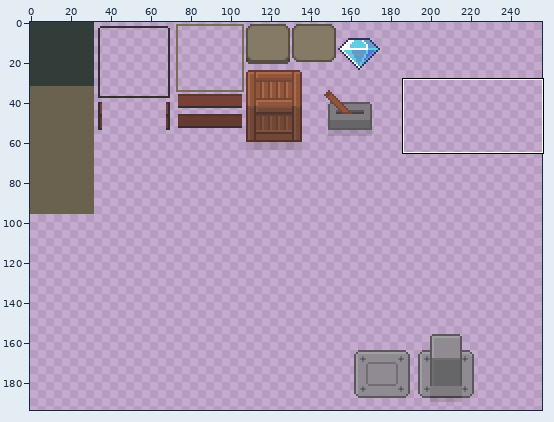
One commit to this sprite sheet: Assets/Sprites/Tiles.png. The first picture is a wide view before the edit; the outline marks the close-up.
Close-up. Before the edit:
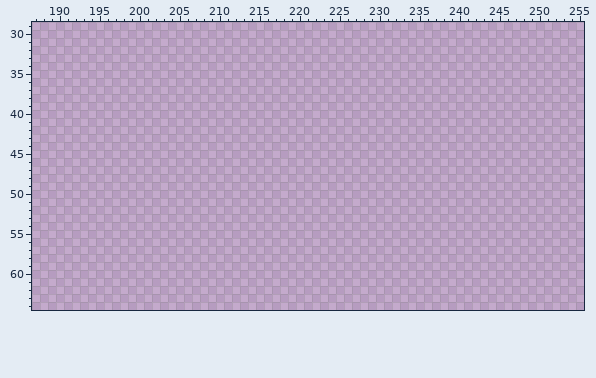
The file is 256x256 pixels. Pixels under 10% opacity are left out. Colours within 5 levels of each other are drawn and written as one. Shown: x 187..255, y 29..64. The wide view leaves out empty margins.
Now the later version:
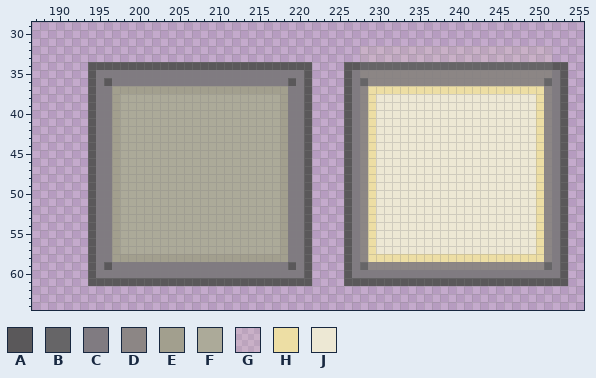
Palette (. is transparent): A #5a585a  B #666567  C #807b81  D #8c8685  E #a29f8e  F #acaa99  G #eddea41e  H #eddea4  J #ede8d4
Commit message: Added floor light
The edit:
y 32..33: x 228..251 ........................ -> GGGGGGGGGGGGGGGGGGGGGGGG
y 34: x 194..221 ............................ -> AAAAAAAAAAAAAAAAAAAAAAAAAAAA; x 226..253 ............................ -> AABBBBBBBBBBBBBBBBBBBBBBBBAA
y 35: x 194..221 ............................ -> ACCCCCCCCCCCCCCCCCCCCCCCCCCA; x 226..253 ............................ -> ACDDDDDDDDDDDDDDDDDDDDDDDDCA
y 36: x 194..221 ............................ -> ACACCCCCCCCCCCCCCCCCCCCCCACA; x 226..253 ............................ -> ACBDDDDDDDDDDDDDDDDDDDDDDBCA
y 37: x 194..221 ............................ -> ACCEEEEEEEEEEEEEEEEEEEEEECCA; x 226..253 ............................ -> ACDHHHHHHHHHHHHHHHHHHHHHHDCA
y 38..57: x 194..221 ............................ -> ACCEFFFFFFFFFFFFFFFFFFFFECCA; x 226..253 ............................ -> ACDHJJJJJJJJJJJJJJJJJJJJHDCA
y 58: x 194..221 ............................ -> ACCEEEEEEEEEEEEEEEEEEEEEECCA; x 226..253 ............................ -> ACDHHHHHHHHHHHHHHHHHHHHHHDCA
y 59: x 194..221 ............................ -> ACACCCCCCCCCCCCCCCCCCCCCCACA; x 226..253 ............................ -> ACBDDDDDDDDDDDDDDDDDDDDDDBCA
y 60: x 194..221 ............................ -> ACCCCCCCCCCCCCCCCCCCCCCCCCCA; x 226..253 ............................ -> ACCCCCCCCCCCCCCCCCCCCCCCCCCA
y 61: x 194..221 ............................ -> AAAAAAAAAAAAAAAAAAAAAAAAAAAA; x 226..253 ............................ -> AAAAAAAAAAAAAAAAAAAAAAAAAAAA
